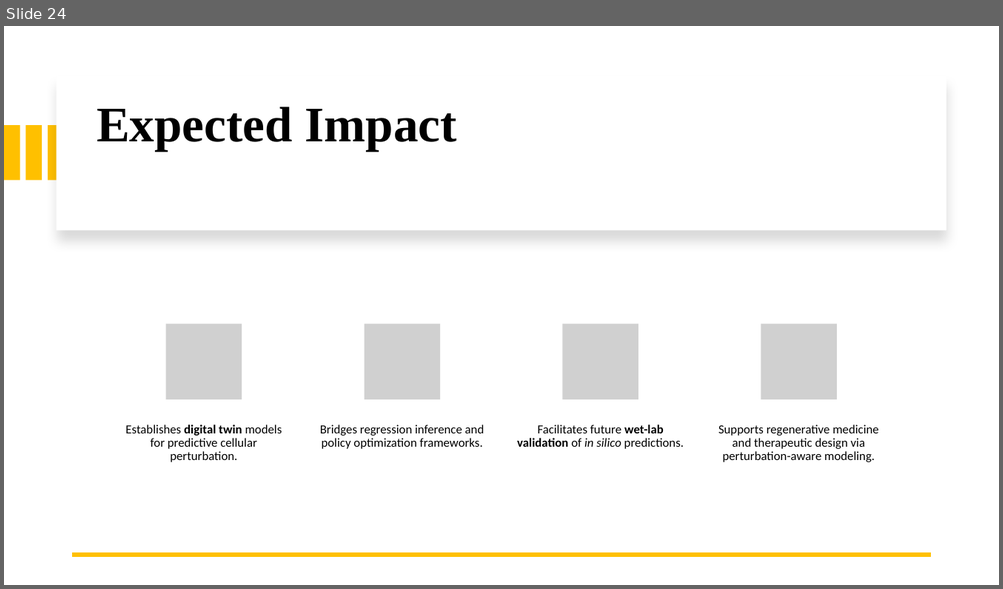
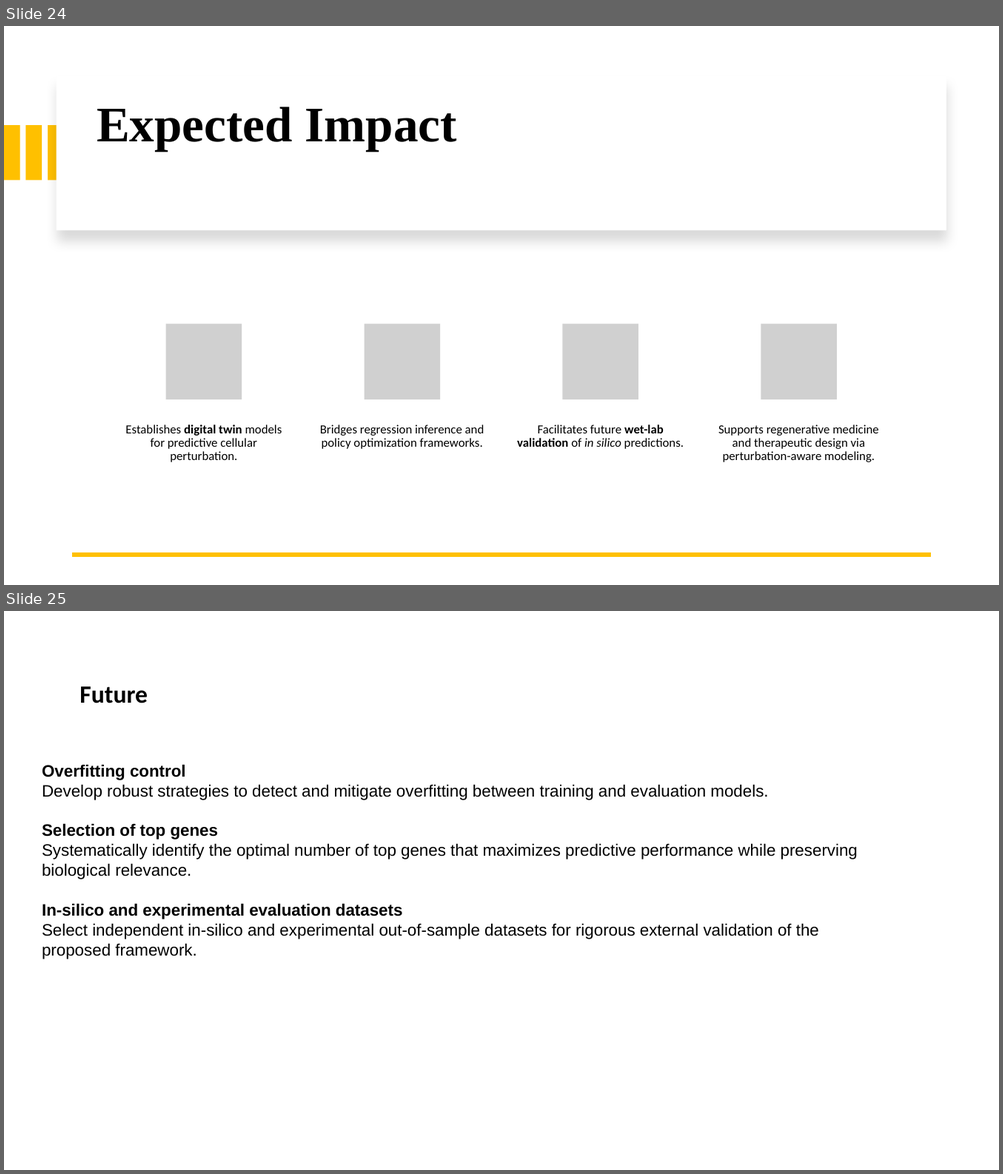
Before and after one commit to boabangf/GNN_RL_gene_trajectory_perturbation, a slide deck: ppt slides for omic codeathon (1) (1).pptx. Shown one above the other, each under a label of ours: slide 24 before the commit, slides 24 and 25 after it. The pictures are 1003x589 and 1003x1174 pixels, drawn with LibreOffice and Linux fonts; fonts in the diff are those of the drawing; grey boxes stand for pictures. Boxes give left, top, right and bottom in pixels: in the first picture for what was removed or moved away, otherwise in the second. Text is boxed around its words. In the diff, an @@ line names an element or a change of style, - is before the commit and + after.

```diff
--- a/ppt slides for omic codeathon (1) (1).pptx
+++ b/ppt slides for omic codeathon (1) (1).pptx
@@ slide 25 added at (x1=4, y1=611, x2=999, y2=1170), background #FFFFFF @@
@@ title added at (x1=79, y1=686, x2=148, y2=703), 24 pt, text #000000, bold @@
+Future
@@ text added at (x1=42, y1=764, x2=857, y2=960), 16 pt, text #000000 @@
+Overfitting control
+Develop robust strategies to detect and mitigate overfitting between training and evaluation models.
+Selection of top genes
+Systematically identify the optimal number of top genes that maximizes predictive performance while preserving biological relevance.
+In-silico and experimental evaluation datasets
+Select independent in-silico and experimental out-of-sample datasets for rigorous external validation of the proposed framework.
```
Also in this commit, not shown: 12 slides changed.
